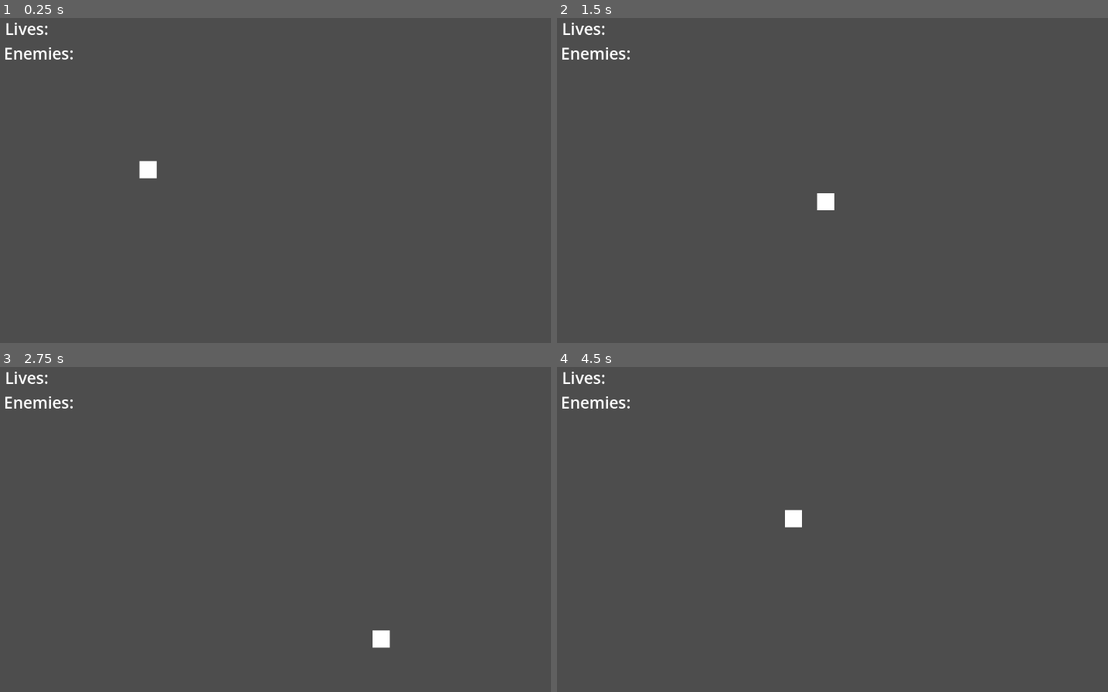
Above: before the commit, frames 1-4 (two rows, left to right).
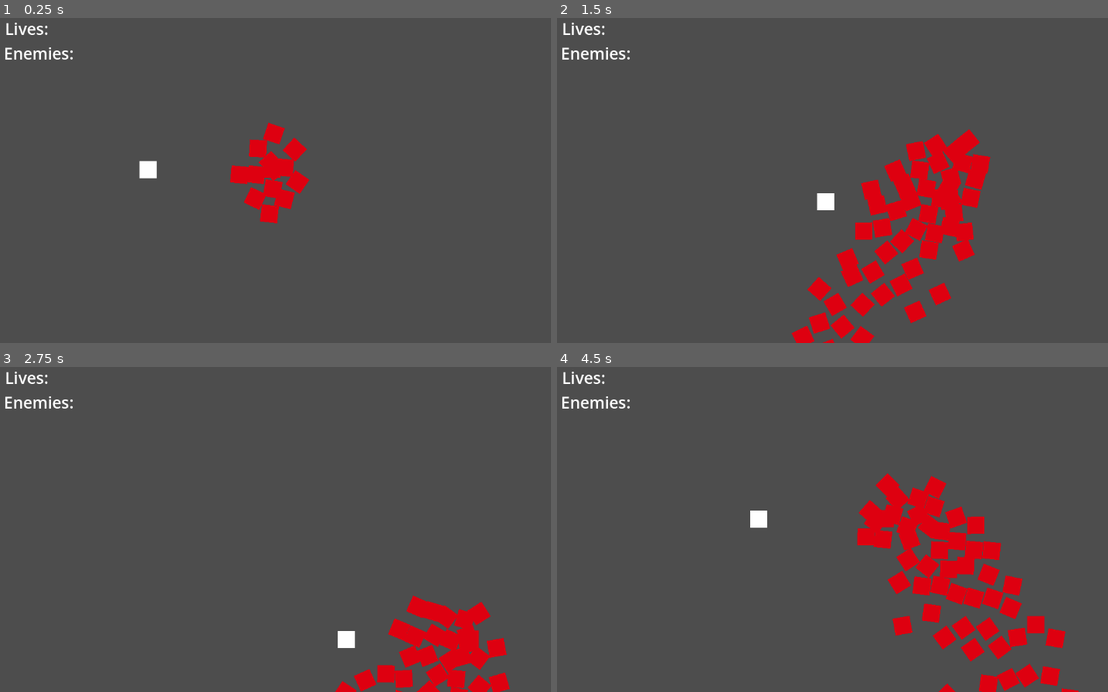
Above: after the commit, the same moments.

Repository: mustard221/Test
Game: Godot game, scene res://scenes/main.tscn
Two runs of this game, one before a commit and one after it. Both use one fixed random seed, a clock stepped at 60 frames per second and the inputs below.
Inputs:
- Up to frame 1 (0.25 s): no input
- Up to frame 2 (1.5 s): hold D (Right) 0.53-1.28 s; hold S (Down) from 1.28 s (still down)
- Up to frame 3 (2.75 s): release S (Down) at 2.03 s; hold D (Right) from 2.03 s (still down)
- Up to frame 4 (4.5 s): release D (Right) at 2.78 s; hold W (Up) 2.78-3.53 s; hold A (Left) from 3.53 s (still down)

The runs differ from the first frame. In frame 1, 2.0% of the frame differs, in the area x 41-57%, y 32-64%; in frame 2, 7.8%; in frame 3, 4.3%; in frame 4, 8.4%, in the area x 35-95%, y 32-100%.

Commit message:
enemies spawn in scene

Diff:
--- a/games-programming-test/scenes/enemies.tscn
+++ b/games-programming-test/scenes/enemies.tscn
@@ -1,7 +1,20 @@
-[gd_scene format=3 uid="uid://syxxx4b1vapt"]
+[gd_scene load_steps=4 format=3 uid="uid://syxxx4b1vapt"]
+
+[ext_resource type="Script" uid="uid://c52kbmut05ssn" path="res://scripts/enemy.gd" id="1_q4yn1"]
+[ext_resource type="Texture2D" uid="uid://c8a5nyqqc1ofn" path="res://32x32white.png" id="1_y16gg"]
+
+[sub_resource type="RectangleShape2D" id="RectangleShape2D_y16gg"]
+size = Vector2(31, 31)
 
 [node name="Node2D" type="Node2D"]
 
 [node name="RigidBody2D" type="RigidBody2D" parent="."]
+script = ExtResource("1_q4yn1")
 
 [node name="CollisionShape2D" type="CollisionShape2D" parent="RigidBody2D"]
+position = Vector2(-0.5, -0.5)
+shape = SubResource("RectangleShape2D_y16gg")
+
+[node name="Sprite2D" type="Sprite2D" parent="RigidBody2D"]
+modulate = Color(0.869495, 0, 0.062676, 1)
+texture = ExtResource("1_y16gg")
--- a/games-programming-test/scenes/main.tscn
+++ b/games-programming-test/scenes/main.tscn
@@ -1,7 +1,9 @@
-[gd_scene load_steps=5 format=3 uid="uid://cnunfls3gcyly"]
+[gd_scene load_steps=7 format=3 uid="uid://cnunfls3gcyly"]
 
-[ext_resource type="Script" uid="uid://dkojkbt3b8ord" path="res://scripts/character_body_2d.gd" id="1_0wfyh"]
+[ext_resource type="Script" uid="uid://dkojkbt3b8ord" path="res://scripts/player_movement.gd" id="1_0wfyh"]
 [ext_resource type="Texture2D" uid="uid://c8a5nyqqc1ofn" path="res://32x32white.png" id="2_sugp2"]
+[ext_resource type="Script" uid="uid://bvol8syrjpx7t" path="res://spawner.gd" id="3_sugp2"]
+[ext_resource type="PackedScene" uid="uid://syxxx4b1vapt" path="res://scenes/enemies.tscn" id="4_jyhfs"]
 
 [sub_resource type="RectangleShape2D" id="RectangleShape2D_jyhfs"]
 size = Vector2(32, 32)
@@ -24,7 +26,9 @@
 shape = SubResource("RectangleShape2D_jyhfs")
 
 [node name="Spawner" type="Marker2D" parent="CharacterBody2D"]
-position = Vector2(320, 0)
+position = Vector2(231, -1)
+script = ExtResource("3_sugp2")
+enemy_scene = ExtResource("4_jyhfs")
 
 [node name="Label" type="Label" parent="."]
 offset_left = -267.0
--- /dev/null
+++ b/games-programming-test/scripts/enemy.gd
@@ -0,0 +1 @@
+extends RigidBody2D
--- /dev/null
+++ b/games-programming-test/spawner.gd
@@ -0,0 +1,19 @@
+extends Node2D
+
+@export var enemy_scene:PackedScene
+
+func _process(delta: float) -> void:
+	var spawner = $"."
+	var spawn = enemy_scene.instantiate()
+
+	if enemy_scene.instantiate():
+		print("spawned")
+
+	spawn.global_position = spawner.global_position
+	spawn.name = "enemy " + str(spawner)
+	get_tree().get_root().add_child(spawn)
+
+	scale = Vector2.ZERO
+	##var tween = create_tween().set_trans(Tween.TRANS_CIRC)
+	##tween.tween_property(spawn, )
+	pass
Not shown, added: games-programming-test/scripts/enemy.gd.uid
Renamed: games-programming-test/scripts/character_body_2d.gd -> games-programming-test/scripts/player_movement.gd
Renamed: games-programming-test/scripts/character_body_2d.gd.uid -> games-programming-test/scripts/player_movement.gd.uid
Not shown, added: games-programming-test/spawner.gd.uid
